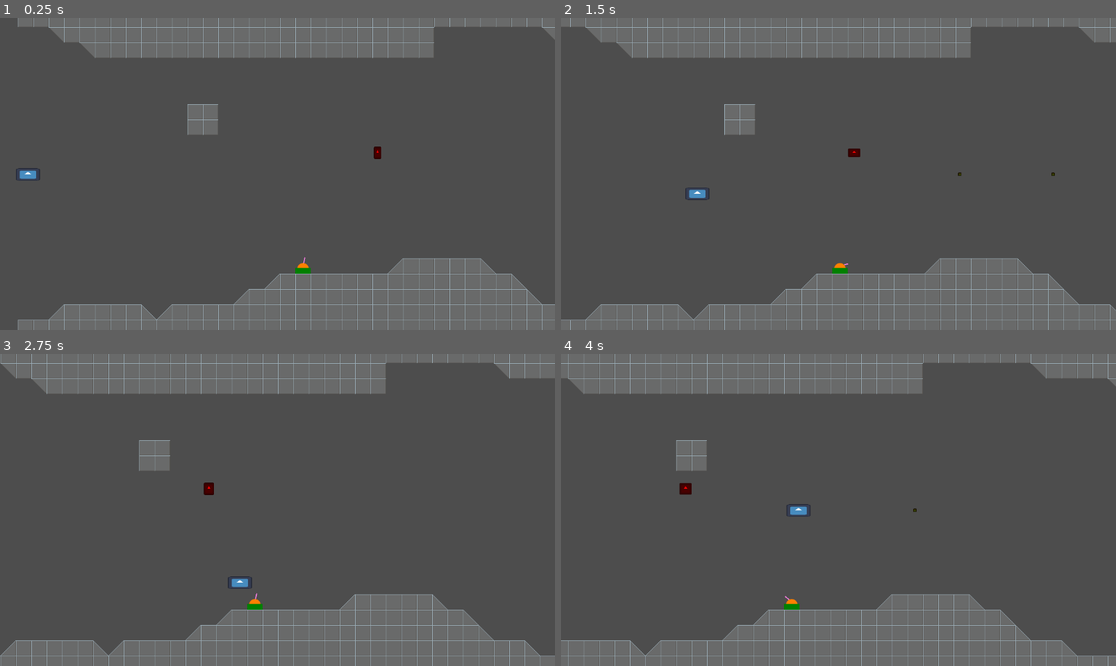
Above: before the commit, frames 1-4 (two rows, left to right).
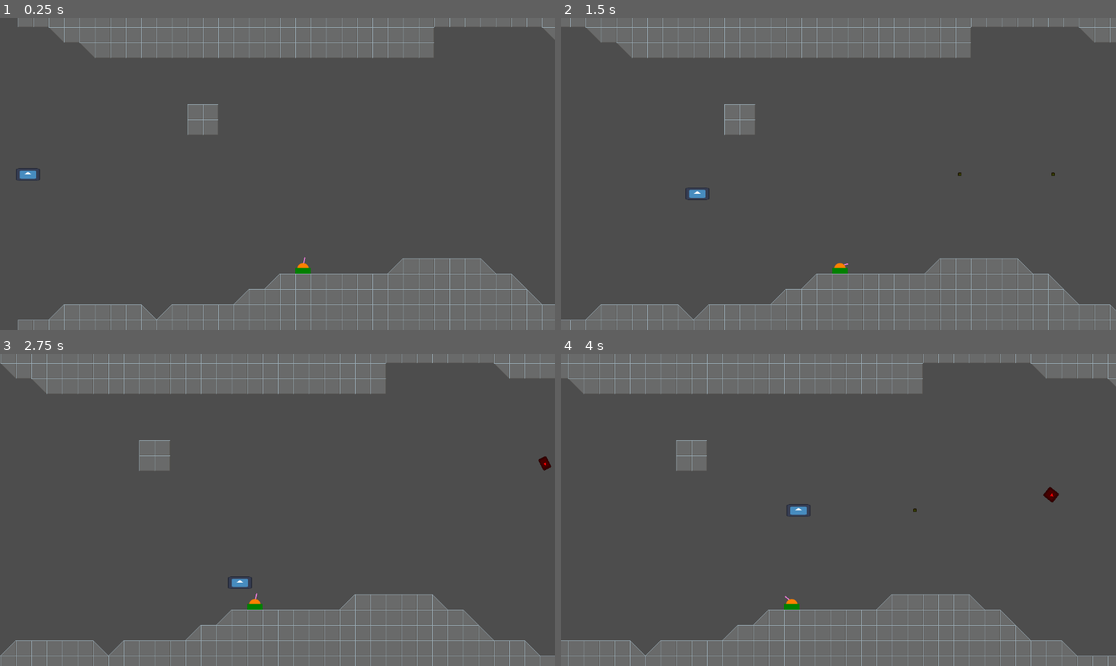
Above: after the commit, the same moments.

Repository: claesrosell/simple-shootemup
Game: Godot game, scene res://game.tscn
Same seed, same stepped clock (60 frames per second), same inputs: the game is played once before the commit and once after it. The engine's default icon, where the game draws it, is replaced by a stand-in: a white triangle on a blue panel in a dark square.
Inputs:
- Up to frame 1 (0.25 s): no input
- Up to frame 2 (1.5 s): tap Enter (ui_accept) at 0.5, 0.77 s; hold Right (ui_right) 0.53-1.28 s; hold Down (ui_down) from 1.28 s (still down)
- Up to frame 3 (2.75 s): tap Enter (ui_accept) at 1.52 s; release Down (ui_down) at 2.03 s; hold Right (ui_right) from 2.03 s (still down)
- Up to frame 4 (4 s): release Right (ui_right) at 2.78 s; hold Up (ui_up) 2.78-3.53 s; tap Enter (ui_accept) at 3.02, 3.77 s; hold Left (ui_left) from 3.53 s (still down)

The runs differ from the first frame. In frame 1, less than 0.1% of the frame differs, in the area x 67-69%, y 41-46%; in frame 2, less than 0.1%; in frame 3, 0.1%; in frame 4, 0.2%, in the area x 21-90%, y 41-48%.

Commit message:
Created a enemy spawner with path2d support

Diff:
--- a/enemy.gd
+++ b/enemy.gd
@@ -7,7 +7,7 @@
 	animation_player.play("moving")
 
 func _physics_process(delta: float) -> void:
-	if enabled:
+	if enabled && !(get_parent() is PathFollow2D):
 		position += Vector2(-100,0) * delta
 
 func _on_visible_on_screen_notifier_2d_screen_entered() -> void:
--- a/enemy.tscn
+++ b/enemy.tscn
@@ -15,7 +15,7 @@
 "times": PackedFloat32Array(0),
 "transitions": PackedFloat32Array(1),
 "update": 0,
-"values": [Vector2(1, 1)]
+"values": [Vector2(0.2, 0.2)]
 }
 
 [sub_resource type="Animation" id="Animation_4gyqm"]
@@ -46,6 +46,7 @@
 
 [node name="Sprite2D" type="Sprite2D" parent="."]
 modulate = Color(1, 0, 0, 1)
+scale = Vector2(0.2, 0.2)
 texture = ExtResource("1_7k104")
 
 [node name="AnimationPlayer" type="AnimationPlayer" parent="."]
--- /dev/null
+++ b/enemy_path_spawner.gd
@@ -0,0 +1,45 @@
+extends Node
+class_name EnemyPathSpawner
+
+@export var count : int
+@export var interval : float
+@export var enemy : PackedScene
+@export var enabled : bool
+@export var speed : float
+
+var instantiated_count : int = 0
+var time_left : float = 0
+
+var path : Path2D
+# Called when the node enters the scene tree for the first time.
+func _ready() -> void:
+
+	var nodes:Array[Node] = find_children("", "Path2D")
+	if !nodes.is_empty():
+		path = nodes[0]
+
+# Called every frame. 'delta' is the elapsed time since the previous frame.
+func _process(delta: float) -> void:
+
+	if enabled && instantiated_count < count:
+
+		time_left -= delta
+
+		if time_left <= 0:
+			_create_enemy()
+			time_left = interval
+
+	for node in path.get_children():
+		if node is PathFollow2D:
+			node.progress_ratio += delta * speed
+
+func _create_enemy() -> void:
+
+	if path != null:
+
+		var follw_path = PathFollow2D.new()
+		path.add_child(follw_path)
+		var new_enemy = enemy.instantiate()
+		follw_path.add_child(new_enemy)
+
+		instantiated_count += 1
--- a/game.tscn
+++ b/game.tscn
@@ -1,23 +1,10 @@
-[gd_scene load_steps=6 format=3 uid="uid://tx5m0wg5s6or"]
+[gd_scene load_steps=4 format=3 uid="uid://tx5m0wg5s6or"]
 
-[ext_resource type="PackedScene" uid="uid://dhwbe0w7hqs7i" path="res://enemy.tscn" id="1_e2o6t"]
-[ext_resource type="PackedScene" uid="uid://dvrvgx84yk3wy" path="res://turret.tscn" id="2_7jktm"]
 [ext_resource type="PackedScene" uid="uid://c0uweha1nh5uy" path="res://level.tscn" id="2_feb5d"]
 [ext_resource type="Script" uid="uid://ddrmmsvvsx3ww" path="res://camera_2d.gd" id="3_feb5d"]
 [ext_resource type="PackedScene" uid="uid://bken1xn8w0mgd" path="res://hero.tscn" id="4_fc0e3"]
 
 [node name="Game" type="Node2D"]
-
-[node name="Enemies" type="Node2D" parent="."]
-
-[node name="Enemy" parent="Enemies" instance=ExtResource("1_e2o6t")]
-position = Vector2(770, 293)
-
-[node name="Turret" parent="Enemies" instance=ExtResource("2_7jktm")]
-position = Vector2(592, 528)
-
-[node name="Enemy2" parent="Enemies" instance=ExtResource("1_e2o6t")]
-position = Vector2(2783, 147)
 
 [node name="Level" parent="." instance=ExtResource("2_feb5d")]
 
--- a/level.tscn
+++ b/level.tscn
@@ -1,6 +1,9 @@
-[gd_scene load_steps=4 format=4 uid="uid://c0uweha1nh5uy"]
+[gd_scene load_steps=8 format=4 uid="uid://c0uweha1nh5uy"]
 
 [ext_resource type="Texture2D" uid="uid://b053n1hgvnvya" path="res://art/small-tileset-32x32.png" id="1_u52ul"]
+[ext_resource type="PackedScene" uid="uid://dvrvgx84yk3wy" path="res://turret.tscn" id="2_vonw3"]
+[ext_resource type="Script" uid="uid://dc7venpokepot" path="res://enemy_path_spawner.gd" id="3_0b4ue"]
+[ext_resource type="PackedScene" uid="uid://dhwbe0w7hqs7i" path="res://enemy.tscn" id="4_f2txt"]
 
 [sub_resource type="TileSetAtlasSource" id="TileSetAtlasSource_vonw3"]
 texture = ExtResource("1_u52ul")
@@ -16,8 +19,32 @@
 tile_size = Vector2i(32, 32)
 sources/0 = SubResource("TileSetAtlasSource_vonw3")
 
+[sub_resource type="Curve2D" id="Curve2D_0b4ue"]
+_data = {
+"points": PackedVector2Array(146.15382, 58.46153, -146.15382, -58.46153, 1432, 203, 108.85133, 16.796467, -108.85133, -16.796467, 1171, 303, 37.362293, 28.550877, -37.362293, -28.550877, 1021, 135, 22.081112, -26.988026, -22.081112, 26.988026, 906, 138, 25.191393, -57.846905, -25.191393, 57.846905, 823, 251, -63.444992, -24.724886, 63.444992, 24.724886, 948, 360, -142.25638, 62.358963, 142.25638, -62.358963, 1500, 410, 0, 0, 0, 0, 1432, 203)
+}
+point_count = 8
+
 [node name="Level" type="Node2D"]
 
 [node name="TileMapLayer" type="TileMapLayer" parent="."]
 tile_map_data = PackedByteArray("AAAAAAAAAAAAAAAAAAABAAAAAAAAAAAAAAACAAAAAAAAAAAAAAADAAAAAAAAAAAAAAAEAAAAAAAAAAAAAAAFAA …(19392 unchanged characters)…
 tile_set = SubResource("TileSet_oi3di")
+
+[node name="Enemies" type="Node2D" parent="."]
+
+[node name="Turret" parent="Enemies" instance=ExtResource("2_vonw3")]
+position = Vector2(592, 528)
+
+[node name="EnemyPathSpawner" type="Node" parent="Enemies"]
+script = ExtResource("3_0b4ue")
+count = 5
+interval = 1.0
+enemy = ExtResource("4_f2txt")
+enabled = true
+speed = 0.2
+metadata/_custom_type_script = "uid://dc7venpokepot"
+
+[node name="Path2D" type="Path2D" parent="Enemies/EnemyPathSpawner"]
+position = Vector2(270, 116)
+curve = SubResource("Curve2D_0b4ue")
Not shown, added: enemy_path_spawner.gd.uid
